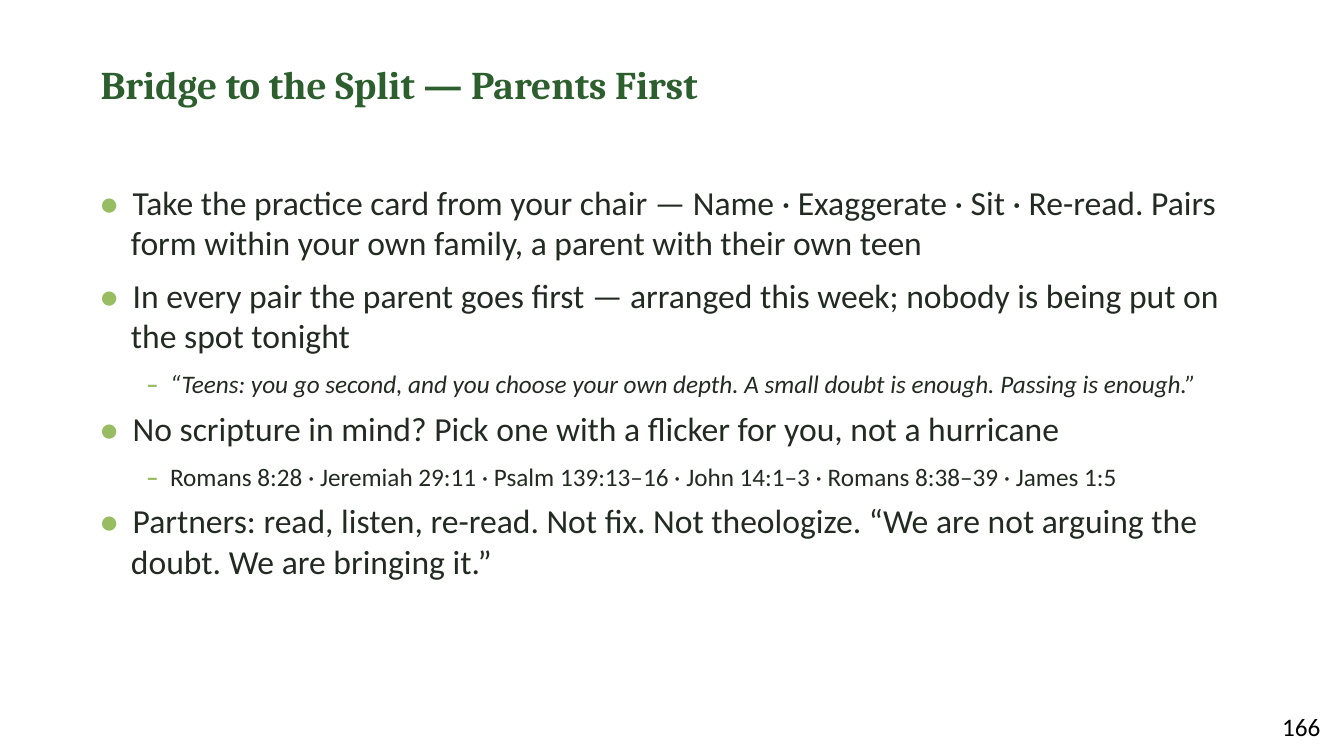
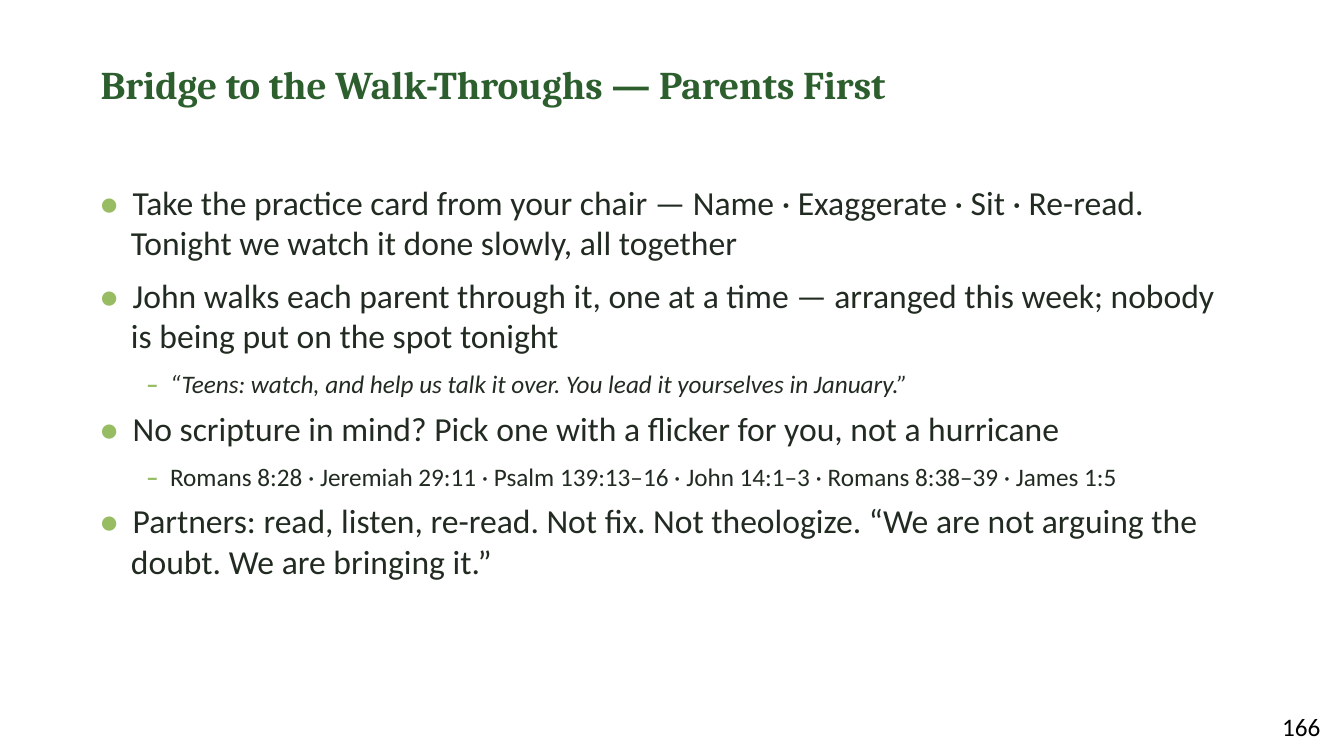
Before and after one commit to jgtittle-ministries/fellowship-of-the-heart-pilot-at-cca, a slide deck: slide 9 of docs/evening/materials/evening-08-slides.pptx. Drawn at 1344x756 pixels with LibreOffice and Linux fonts; fonts in the diff are those of the drawing. Boxes give left, top, right and bottom in pixels: in the first picture for what was removed or moved away, otherwise in the second. Text is boxed around its words. In the diff, an @@ line names an element or a change of style, - is before the commit and + after.

```diff
--- a/docs/evening/materials/evening-08-slides.pptx
+++ b/docs/evening/materials/evening-08-slides.pptx
@@ text at bbox=[101, 71, 885, 108]: text changed @@
-Bridge to the Split — Parents First
+Bridge to the Walk-Throughs — Parents First
@@ text at bbox=[131, 191, 1215, 397]: text changed @@
-• Take the practice card from your chair — Name · Exaggerate · Sit · Re-read. Pairs form within your own family, a parent with their own teen
-• In every pair the parent goes first — arranged this week; nobody is being put on the spot tonight
-– “Teens: you go second, and you choose your own depth. A small doubt is enough. Passing is enough.”
+• Take the practice card from your chair — Name · Exaggerate · Sit · Re-read. Tonight we watch it done slowly, all together
+• John walks each parent through it, one at a time — arranged this week; nobody is being put on the spot tonight
+– “Teens: watch, and help us talk it over. You lead it yourselves in January.”
```
Also in this commit, not shown: 4 other slides changed, 7 other files.
